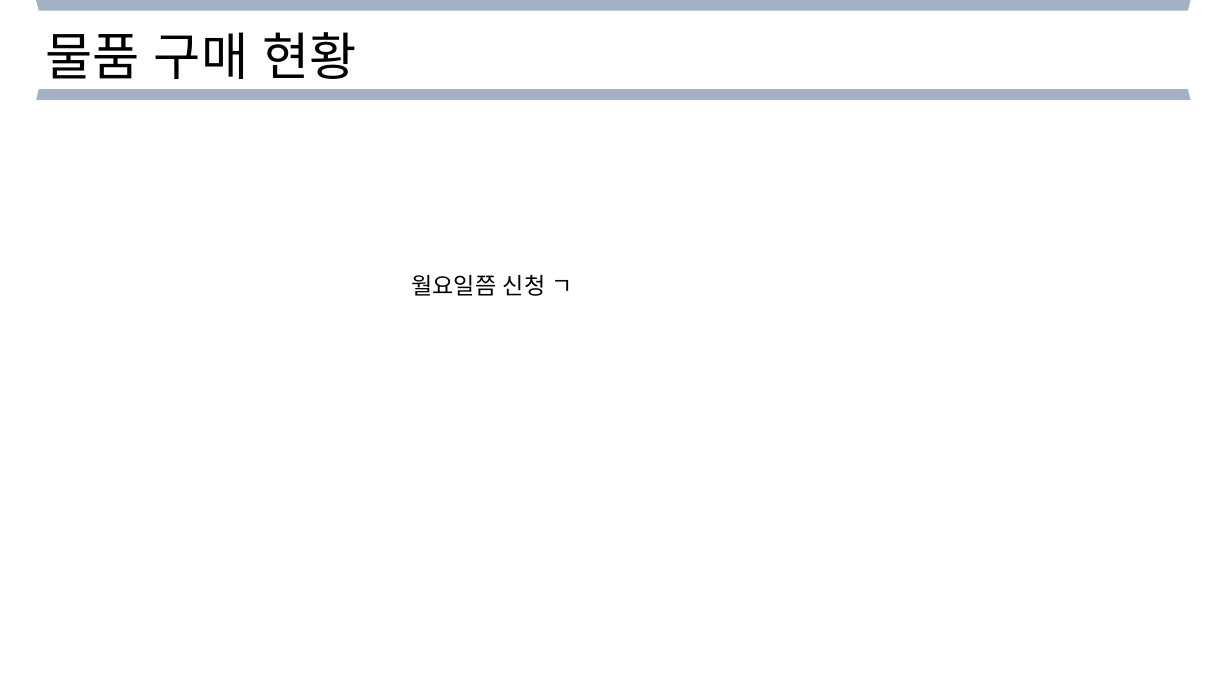
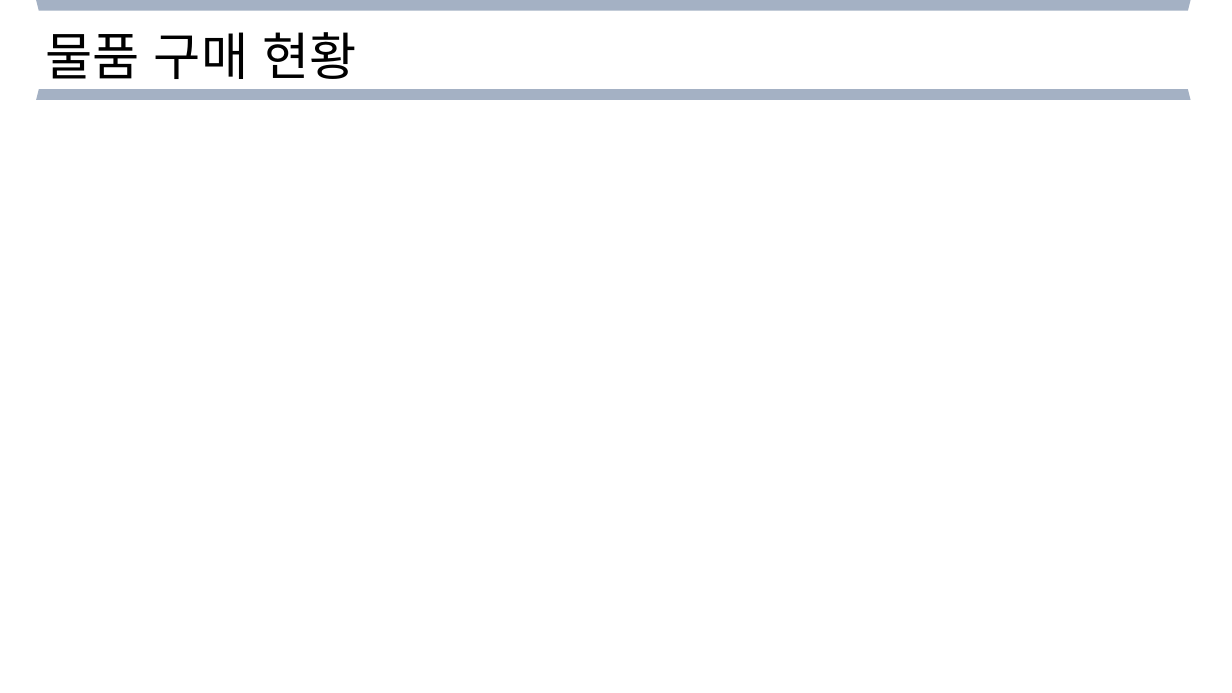
Before and after one commit to Helloworldist/MediWeb, a slide deck: slide 11 of ppt/4주차 발표_3조.pptx (slide 12 before the commit). Drawn at 1232x693 pixels with LibreOffice and Linux fonts; fonts in the diff are those of the drawing. Boxes give left, top, right and bottom in pixels: in the first picture for what was removed or moved away, otherwise in the second. Text is boxed around its words. In the diff, an @@ line names an element or a change of style, - is before the commit and + after.

```diff
--- a/ppt/4주차 발표_3조.pptx
+++ b/ppt/4주차 발표_3조.pptx
@@ text removed at bbox=[411, 274, 573, 296] @@
-월요일쯤 신청 ㄱ
```
Also in this commit, not shown: 2 other slides changed, 1 slide removed.
